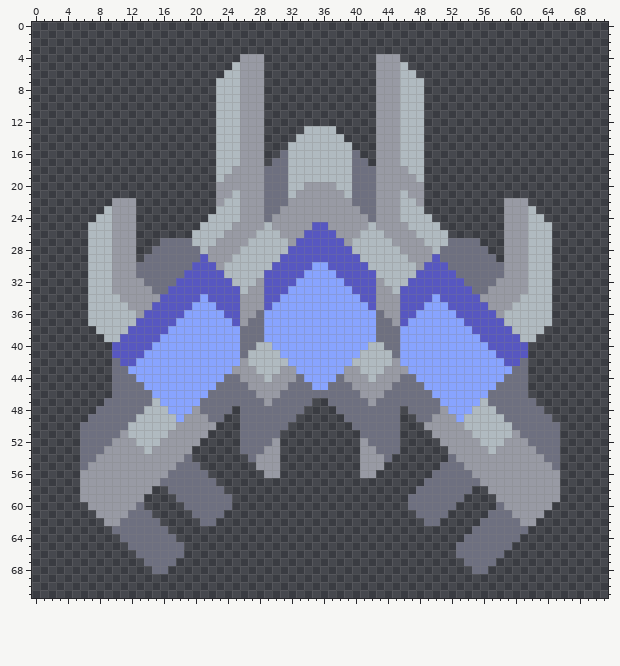
Sprite sheet, stored at main/assets-raw/sprites/units/koruh/phantasm.png. The picture above was drawn from the file before the commit.
The file is 72x72 pixels.
After the commit:
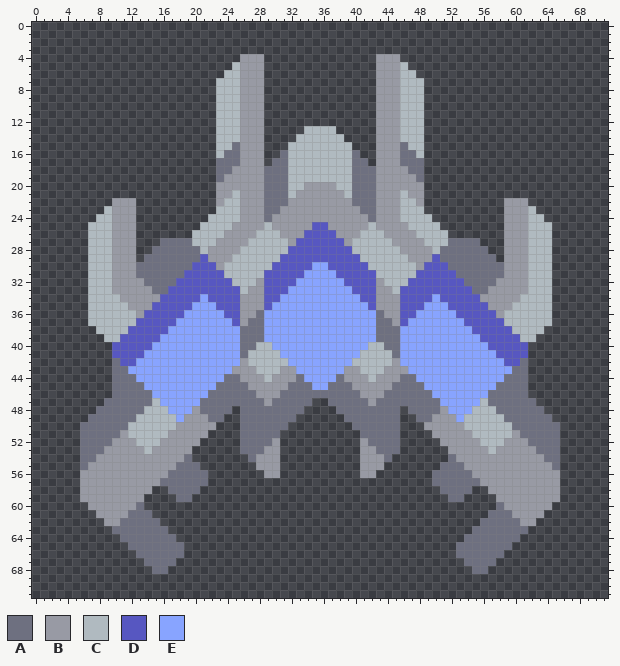
Palette (. is transparent): A #6e7080  B #989aa4  C #b0bac0  D #5757c1  E #88a4ff
What changed:
@@ x 21..50 @@
 14 ..CCCBBB....CCCCCC....BBBCCC..
-15 ..CCCBBB...CCCCCCCC...BBBCCC..
-16 ..CCCBBB..ACCCCCCCCA..BBBCCC..
-17 ..CCCBBB.AACCCCCCCCAA.BBBCCC..
-18 ..CCBBBBAAACCCCCCCCAAABBBBCC..
-19 ..CBBBBBAAACCCCCCCCAAABBBBBC..
+15 ..CCABBB...CCCCCCCC...BBBACC..
+16 ..CAABBB..ACCCCCCCCA..BBBAAC..
+17 ..AAABBB.AACCCCCCCCAA.BBBAAA..
+18 ..AABBBBAAACCCCCCCCAAABBBBAA..
+19 ..ABBBBBAAACCCCCCCCAAABBBBBA..
 20 ..BBBBBBAAACCBBBBCCAAABBBBBB..
@@ x 17..54 @@
 56 AAAAA.......BB..........BB.......AAAAA
-57 AAAAAA..........................AAAAAA
-58 AAAAAAA........................AAAAAAA
-59 .AAAAAAA......................AAAAAAA.
-60 ..AAAAAA......................AAAAAA..
-61 ...AAAA........................AAAA...
-62 ....AA..........................AA....
+57 AAAAA............................AAAAA
+58 AAAA..............................AAAA
+59 .AA................................AA.
+60 ......................................
+61 ......................................
+62 ......................................
 63 ......................................
Where, in picture pixels (left, top, right, bottom), the same in both pictures:
changed: (216, 142, 240, 182)
changed: (400, 142, 424, 182)
erased: (184, 478, 232, 526)
erased: (408, 478, 456, 526)
